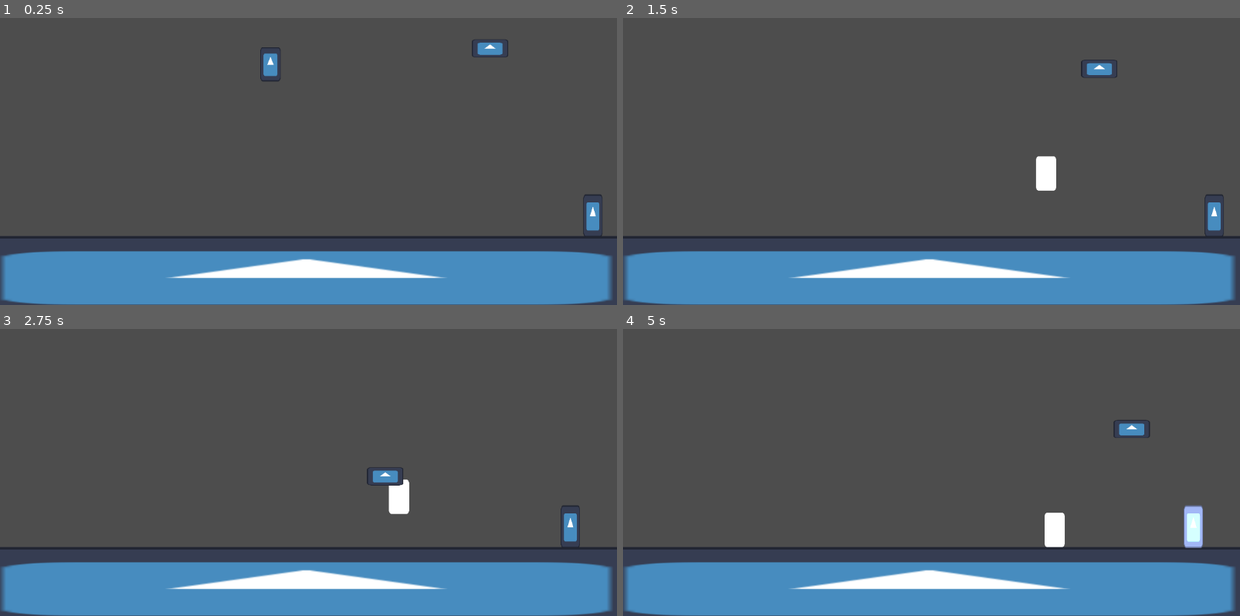
Above: before the commit, frames 1-4 (two rows, left to right).
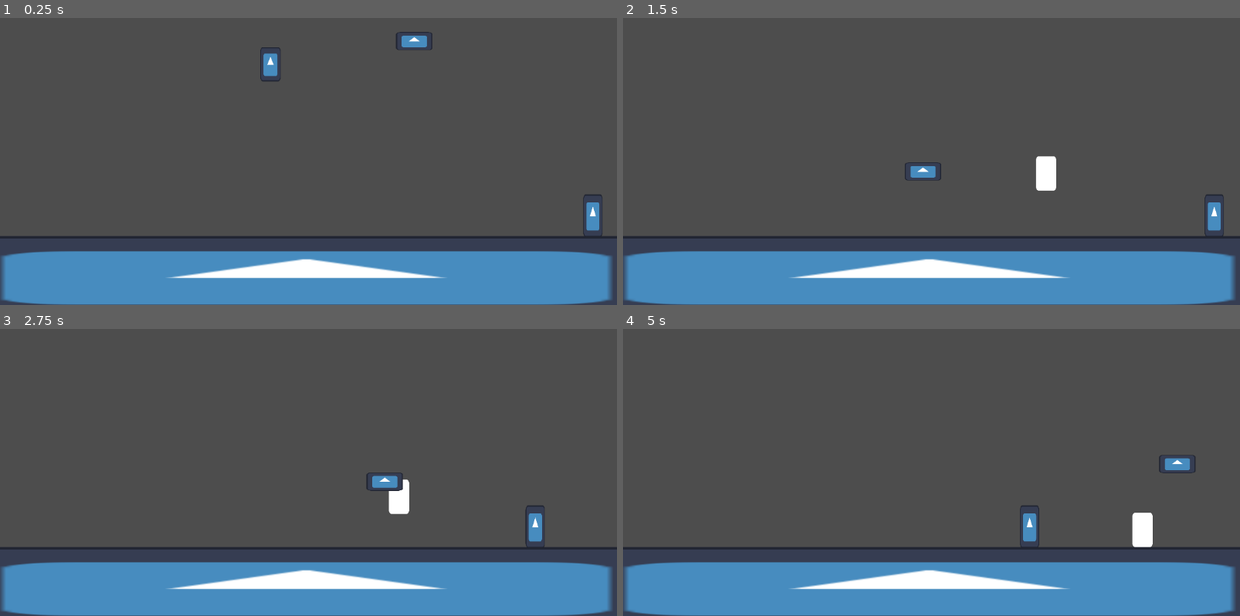
Above: after the commit, the same moments.

Repository: SamHam251/Tutle
Game: Godot game, scene res://scenes/game.tscn
Same seed, same stepped clock (60 frames per second), same inputs: the game is played once before the commit and once after it. The engine's default icon, where the game draws it, is replaced by a stand-in: a white triangle on a blue panel in a dark square.
Inputs (mouse positions are in pixels of both pictures, inside the frame that each line leads up to):
- Up to frame 1 (0.25 s): no input
- Up to frame 2 (1.5 s): tap Enter (ui_accept) at 0.5, 0.6, 0.77, 1.07 s; move the mouse to (1067, 115) at 0.52 s; hold Right (ui_right) from 0.53 s (still down); move the mouse to (808, 150) at 1.27 s; right-click (808, 150) at 1.35 s
- Up to frame 3 (2.75 s): tap Enter (ui_accept) at 1.52, 1.55, 1.82, 2.1 s; move the mouse to (370, 366) at 2.02 s; release Right (ui_right) at 2.03 s; hold Left (ui_left) from 2.03 s (still down)
- Up to frame 4 (5 s): move the mouse to (900, 512) at 2.77 s; release Left (ui_left) at 2.78 s; hold Right (ui_right) 2.78-4.28 s; right-click (900, 512) at 2.85 s; tap Enter (ui_accept) at 3.02, 3.05, 3.32, 3.6, 3.77, 4.07, 4.52, 4.55, 4.82 s; move the mouse to (1116, 495) at 3.52 s; move the mouse to (746, 392) at 4.27 s; hold Left (ui_left) from 4.28 s (still down); right-click (746, 392) at 4.35 s

The runs differ from the first frame. In frame 1, 0.5% of the frame differs, in the area x 64-83%, y 4-14%; in frame 2, 0.4%; in frame 3, 0.8%; in frame 4, 2.0%, in the area x 64-94%, y 31-77%.

Commit message:
Enemy 2 complete, reorganization
Moved Sam's scenes and scripts into scenes\ and scripts\ folders
Finished enemy 2; attacks in a circle

Diff:
--- a/scenes/enemy_air.tscn
+++ b/scenes/enemy_air.tscn
@@ -43,6 +43,17 @@
 shape = SubResource("RectangleShape2D_2fjjf")
 debug_color = Color(0.8549998, 0, 0.9, 0.05490196)
 
+[node name="AttackHitbox" type="Area2D" parent="." unique_id=2043474585]
+collision_layer = 0
+collision_mask = 144
+monitoring = false
+
+[node name="CollisionShape2D" type="CollisionShape2D" parent="AttackHitbox" unique_id=693489436]
+rotation = -3.1415927
+scale = Vector2(7, 7)
+shape = SubResource("SegmentShape2D_ankee")
+debug_color = Color(0.99, 0, 0, 0.2784314)
+
 [node name="MaxHoverHeight" type="RayCast2D" parent="." unique_id=1872960686]
 visible = false
 target_position = Vector2(0, 150)
@@ -54,20 +65,10 @@
 [node name="Timers" type="Node2D" parent="." unique_id=1039279153]
 
 [node name="ActionTimer" type="Timer" parent="Timers" unique_id=2051585098]
-one_shot = true
 autostart = true
 
 [node name="AttackTimer" type="Timer" parent="Timers" unique_id=1625573927]
 one_shot = true
-
-[node name="AttackHitbox" type="Area2D" parent="." unique_id=2043474585]
-collision_layer = 0
-collision_mask = 144
-
-[node name="CollisionShape2D" type="CollisionShape2D" parent="AttackHitbox" unique_id=693489436]
-rotation = -3.1415927
-scale = Vector2(7, 7)
-shape = SubResource("SegmentShape2D_ankee")
 
 [connection signal="body_entered" from="DetectionRange" to="." method="_on_detection_range_body_entered"]
 [connection signal="body_exited" from="DetectionRange" to="." method="_on_detection_range_body_exited"]
--- a/enemy_testing.tscn
+++ b/scenes/enemy_testing.tscn
@@ -1,7 +1,7 @@
 [gd_scene format=3 uid="uid://c1kkxundm2afe"]
 
 [ext_resource type="Texture2D" uid="uid://barq67eed08is" path="res://icon.svg" id="1_ixrvs"]
-[ext_resource type="Script" uid="uid://cwjxbur18wy6m" path="res://enemy_testing.gd" id="1_qyon3"]
+[ext_resource type="Script" uid="uid://cwjxbur18wy6m" path="res://scripts/enemy_testing.gd" id="1_qyon3"]
 
 [sub_resource type="RectangleShape2D" id="RectangleShape2D_yf5fn"]
 size = Vector2(90, 89)
--- a/scenes/game.tscn
+++ b/scenes/game.tscn
@@ -32,7 +32,7 @@
 position = Vector2(1107, 471)
 
 [node name="gay jail delete later" type="Node2D" parent="." unique_id=1473623612]
-position = Vector2(-58, 0)
+position = Vector2(114, -56)
 
 [node name="StaticBody2D" type="StaticBody2D" parent="gay jail delete later" unique_id=500838062]
 position = Vector2(1105, 511)
@@ -49,4 +49,4 @@
 shape = SubResource("RectangleShape2D_2fjjf")
 
 [node name="EnemyAir" parent="." unique_id=1416769464 instance=ExtResource("4_lbhrr")]
-position = Vector2(915, 168)
+position = Vector2(791, 137)
--- a/main.tscn
+++ b/scenes/main.tscn
@@ -2,7 +2,7 @@
 
 [ext_resource type="PackedScene" uid="uid://oy67rn0cumj3" path="res://scenes/player.tscn" id="1_ig7tw"]
 [ext_resource type="PackedScene" uid="uid://dyijppicet52a" path="res://scenes/wall.tscn" id="2_0xm2m"]
-[ext_resource type="PackedScene" uid="uid://c1kkxundm2afe" path="res://enemy_testing.tscn" id="3_h2yge"]
+[ext_resource type="PackedScene" uid="uid://c1kkxundm2afe" path="res://scenes/enemy_testing.tscn" id="3_h2yge"]
 
 [node name="LevelScene" type="Node2D" unique_id=180348882]
 
--- a/scenes/player.tscn
+++ b/scenes/player.tscn
@@ -1,7 +1,7 @@
 [gd_scene format=3 uid="uid://oy67rn0cumj3"]
 
 [ext_resource type="Texture2D" uid="uid://barq67eed08is" path="res://icon.svg" id="1_4flbx"]
-[ext_resource type="Script" uid="uid://cl6krmkonue5d" path="res://character_body_2d.gd" id="1_onrkg"]
+[ext_resource type="Script" uid="uid://cl6krmkonue5d" path="res://scripts/character_body_2d.gd" id="1_onrkg"]
 
 [sub_resource type="CapsuleShape2D" id="CapsuleShape2D_g4v7s"]
 
--- a/scripts/enemy_air.gd
+++ b/scripts/enemy_air.gd
@@ -2,7 +2,7 @@
 
 # basic movement
 const SPEED = Vector2(300.0, 250.0)
-const ACCELERATION = Vector2(10.0, 15.0)
+const ACCELERATION = Vector2(10.0, 10.0)
 
 # enemy AI variables
 var target = null
@@ -10,39 +10,62 @@
 var target_in_hover_range = false
 var attacking = false
 const ATTACK_WINDUP = 0.4
+const ROTATION_SPEED = 12.0
+var rotation_direction = 1
 
 # hovering
-@onready var max_hover_raycast = $MaxHoverHeight  # hover_raycast.is_colliding()
-@onready var min_hover_raycast = $MinHoverHeight
+@onready var max_hover_raycast: RayCast2D = $MaxHoverHeight  # hover_raycast.is_colliding()
+@onready var min_hover_raycast: RayCast2D = $MinHoverHeight
 
 # timers
-@onready var action_timer = $Timers/ActionTimer
-@onready var attack_timer = $Timers/AttackTimer
+@onready var action_timer: Timer = $Timers/ActionTimer
+@onready var attack_timer: Timer = $Timers/AttackTimer
+const ACTION_COOLDOWN_MIN = 1.0  # time in seconds
+const ACTION_COOLDOWN_MAX = 3.0  # time in seconds
+
+# indicator and hitboxes
+@onready var sprite: Sprite2D = $Sprite2D
+@onready var attack_hitbox: Area2D = $AttackHitbox
+@onready var attack_collision: CollisionShape2D = $AttackHitbox/CollisionShape2D
 
 func _physics_process(delta: float) -> void:
-	# Handle jump.
-	if Input.is_action_just_pressed("ui_accept") and is_on_floor():
-		action()
+
+	if not attack_timer.is_stopped():
+		velocity.x = move_toward(velocity.x, 0, ACCELERATION.x * 1.5)
+		velocity.y = move_toward(velocity.y, 0, ACCELERATION.y * 1.5)
 
 	if attacking:
-		velocity.x = move_toward(velocity.x, 0, ACCELERATION.x)
-		velocity.y = move_toward(velocity.y, 0, ACCELERATION.y)
+		velocity.x = move_toward(velocity.x, 0, ACCELERATION.x * 0.5)
+		velocity.y = move_toward(velocity.y, 0, ACCELERATION.y * 0.5)
+
+		attack_collision.rotate(ROTATION_SPEED * delta * rotation_direction)
+		if attack_collision.rotation_degrees > 180.0 or attack_collision.rotation_degrees < -540.0:
+			attacking = false
+			action_timer.start(randf_range(ACTION_COOLDOWN_MIN, ACTION_COOLDOWN_MAX))
+			attack_hitbox.monitoring = false
+			attack_collision.rotation_degrees = -180
 	else:
 		hover_towards_target()
 
 	move_and_slide()
 
 func action() -> void:  # calls when ActionTimer reaches 0.
-	print("action()")
 	if target == null or action_timer.is_stopped(): return
 	action_timer.stop()  # stop new actions from happening until the current one is finished
 
 	# start spin attack
+	sprite.modulate = Color(3, 3, 3, 1)
 	attack_timer.start(ATTACK_WINDUP)
 
 func start_attack() -> void:  # calls when AttackTimer reaches 0.
-	print("start_attack()")
-	pass # Replace with function body.
+	sprite.modulate = Color(1, 1, 1, 1)
+	attacking = true
+	attack_hitbox.monitoring = true
+
+	if position.x < target.position.x:
+		rotation_direction = 1  # rotate clockwise
+	else:
+		rotation_direction = -1  # rotate counterclockwise
 
 func hover_towards_target() -> void:
 	# print(target_in_hover_range)
Renamed: character_body_2d.gd -> scripts/character_body_2d.gd
Renamed: character_body_2d.gd.uid -> scripts/character_body_2d.gd.uid
Renamed: enemy_testing.gd -> scripts/enemy_testing.gd
Renamed: enemy_testing.gd.uid -> scripts/enemy_testing.gd.uid
Renamed: global.gd -> scripts/global.gd
Renamed: global.gd.uid -> scripts/global.gd.uid
Not shown, added: scenes/enemy_air.tscn16554794401.tmp
